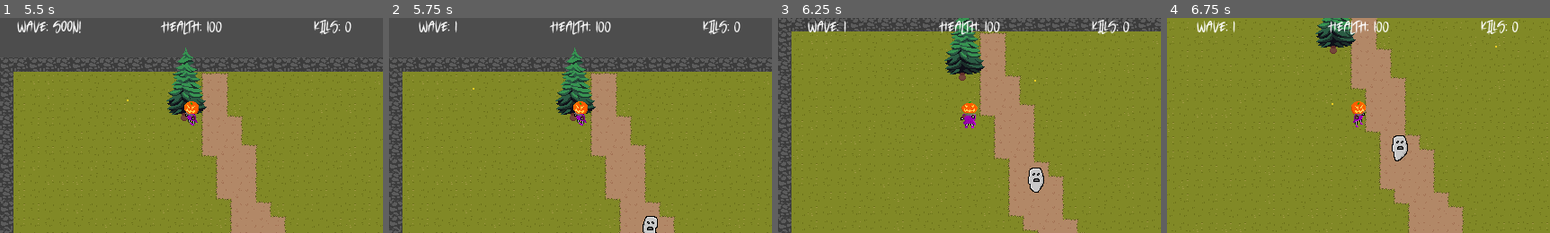
Above: before the commit, frames 1-4 (left to right).
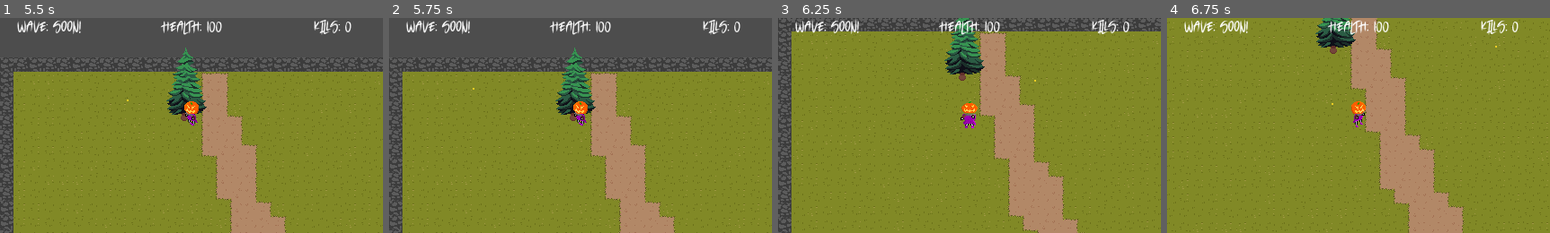
Above: after the commit, the same moments.

Repository: joshuardecker/eternal-harvest
Game: Godot game, scene res://World/world.tscn
Same seed, same stepped clock (60 frames per second), same inputs: the game is played once before the commit and once after it.
Inputs (mouse positions are in pixels of both pictures, inside the frame that each line leads up to):
- Up to frame 1 (5.5 s): click "Start Game" at 0.5 s; tap Enter at 1.25 s; move the mouse to (275, 114) at 1.27 s; hold D (right) 1.28-2.03 s; click (275, 114) at 1.35 s; move the mouse to (114, 136) at 2.02 s; hold S (down) 2.03-2.78 s; click (114, 136) at 2.1 s; move the mouse to (229, 78) at 2.77 s; hold D (right) 2.78-3.53 s; click (229, 78) at 2.85 s; move the mouse to (172, 168) at 3.52 s; hold W (up) 3.53-4.28 s; click (172, 168) at 3.6 s; move the mouse to (306, 157) at 4.27 s; hold A (left) from 4.28 s (still down); click (306, 157) at 4.35 s; move the mouse to (76, 93) at 5.02 s; click (76, 93) at 5.1 s
- Up to frame 2 (5.75 s): keep holding A (left)
- Up to frame 3 (6.25 s): move the mouse to (988, 125) at 5.77 s; release A (left) at 5.78 s; hold S (down) from 5.78 s (still down); click (988, 125) at 5.85 s
- Up to frame 4 (6.75 s): move the mouse to (1301, 71) at 6.52 s; release S (down) at 6.53 s; hold D (right) from 6.53 s (still down); click (1301, 71) at 6.6 s

Frame 1 is identical in both runs. In frame 2, 0.9% of the frame differs, in the area x 4-71%, y 0-100%; in frame 3, 1.0%; in frame 4, 1.0%, in the area x 4-63%, y 0-67%.
Error after the commit: Parse Error: Cannot find member "CHASE_PLAYER" in base "GhostAI.decision". (res://Enemies/ghost.gd:87)

Commit message:
Renamed the simple movement func and added a basic func that hooks to the ai ghost engine

Diff:
--- a/Enemies/ghost.gd
+++ b/Enemies/ghost.gd
@@ -11,6 +11,7 @@
 
 @onready var animation_player = $AnimationPlayer
 @onready var hitbox_shape = $Hitbox/CollisionShape
+@onready var ghost_ai: GhostAI = $GhostAI
 
 # Kind of redundant, but this exists so I can link this signal to the game manager.
 signal dead
@@ -68,14 +69,23 @@
 func move():
 	match movement_type:
 		"simple_movement":
-			move_simply()
+			simple_movement()
 		"ai_movement":
-			pass
+			ai_movement()
 		_:
 			push_error("This ghost is using a movement engine that doesnt exist!")
 
 # Moves the ghost directly toward the players current position.
-func move_simply():
+func simple_movement():
 	var target_position = self.global_position.direction_to(player.global_position)
 	velocity = target_position * speed
 	move_and_slide()
+
+# Takes the feedback from the GhostAI engine and performs the action.
+func ai_movement():
+	match ghost_ai.calculate_decision():
+		GhostAI.decision.CHASE_PLAYER:
+			# TODO: make the movement more advanced.
+			simple_movement()
+		_:
+			print("I tried to ", ghost_ai.decision)
